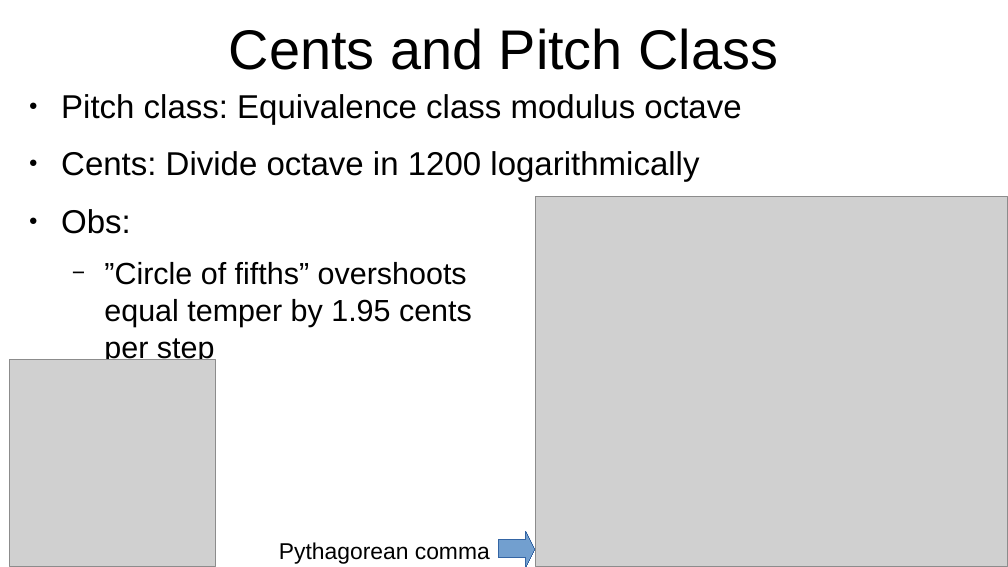
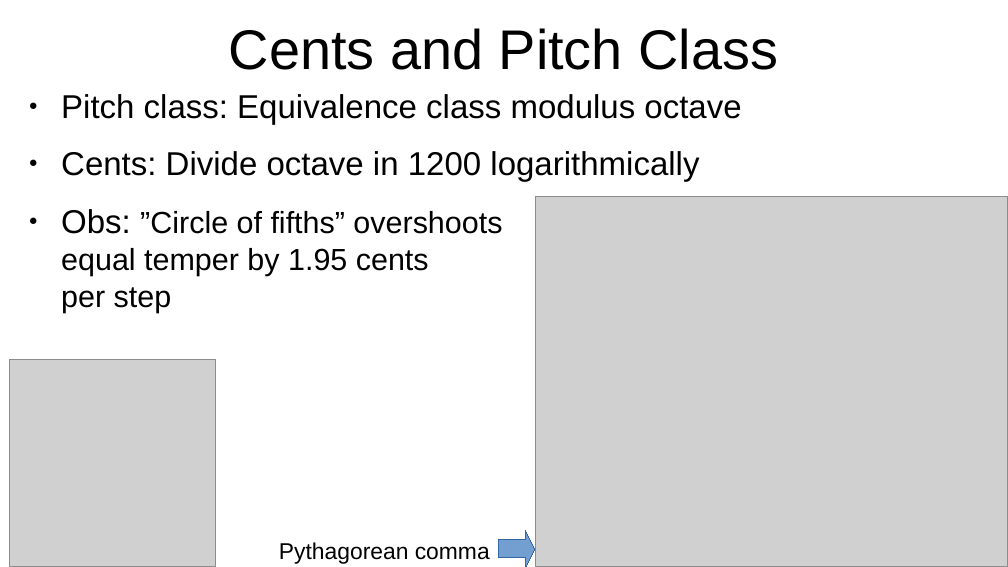
Before and after one commit to tp2750/TuningSystems.jl, a slide deck: slide 10 of docs/src/Juliacon2024/slides_juliacon2024.pptx. Drawn at 1008x567 pixels with LibreOffice and Linux fonts; fonts in the diff are those of the drawing; grey boxes stand for pictures. Boxes give left, top, right and bottom in pixels: in the first picture for what was removed or moved away, otherwise in the second. Text is boxed around its words. In the diff, an @@ line names an element or a change of style, - is before the commit and + after.

```diff
--- a/docs/src/Juliacon2024/slides_juliacon2024.pptx
+++ b/docs/src/Juliacon2024/slides_juliacon2024.pptx
@@ text at (x1=61, y1=209, x2=502, y2=312): text changed @@
-● Obs:
-  − ”Circle of fifths” overshoots
-    equal temper by 1.95 cents
-    per step
+● Obs: ”Circle of fifths” overshoots
+  equal temper by 1.95 cents
+  per step
```
Also in this commit, not shown: 1 other slide changed, 6 other files.
